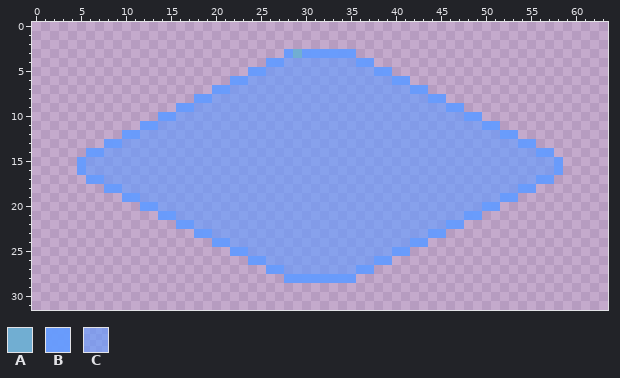
Two states of a pixel-art file, Assets/Sprites/Tiles/tile1.aseprite. Above: the version before the commit.
64x32 pixels, 1 frame.
Palette (. is transparent): A #71aed2  B #639bffee  C #639bffa1
New version:
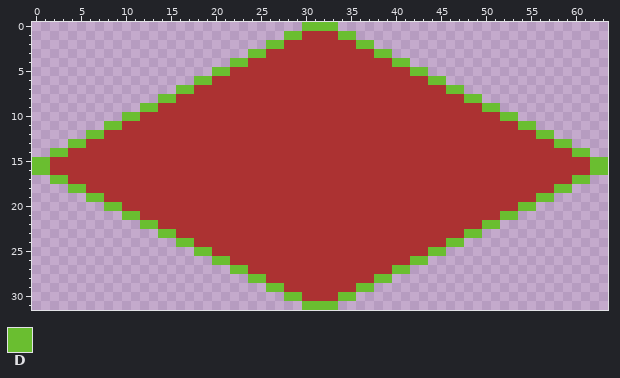
Colours new in this view: D #6abe30
Edits made:
layer "tilex" added
layer "highlight/blue_path" now hidden
colour C: #639bffa1 -> #ac3232
Changed rows in their new state; - is a pixel that keeps its letter.
first column x 0:
 0 ------------------------------DDDD------------------------------
 1 ----------------------------DDCCCCDD----------------------------
 2 --------------------------DDCCCCCCCCDD--------------------------
 3 ------------------------DDCCCCCCCCCCCCDD------------------------
 4 ----------------------DDCCCC--------CCCCDD----------------------
 5 --------------------DDCCCC------------CCCCDD--------------------
 6 ------------------DDCCCC----------------CCCCDD------------------
 7 ----------------DDCCCC--------------------CCCCDD----------------
 8 --------------DDCCCC------------------------CCCCDD--------------
 9 ------------DDCCCC----------------------------CCCCDD------------
10 ----------DDCCCC--------------------------------CCCCDD----------
11 --------DDCCCC------------------------------------CCCCDD--------
12 ------DDCCCC----------------------------------------CCCCDD------
13 ----DDCCCC--------------------------------------------CCCCDD----
14 --DDCCCC------------------------------------------------CCCCDD--
15 DDCCCC----------------------------------------------------CCCCDD
16 DDCCCC----------------------------------------------------CCCCDD
17 --DDCCCC------------------------------------------------CCCCDD--
18 ----DDCCCC--------------------------------------------CCCCDD----
19 ------DDCCCC----------------------------------------CCCCDD------
20 --------DDCCCC------------------------------------CCCCDD--------
21 ----------DDCCCC--------------------------------CCCCDD----------
22 ------------DDCCCC----------------------------CCCCDD------------
23 --------------DDCCCC------------------------CCCCDD--------------
24 ----------------DDCCCC--------------------CCCCDD----------------
25 ------------------DDCCCC----------------CCCCDD------------------
26 --------------------DDCCCC------------CCCCDD--------------------
27 ----------------------DDCCCC--------CCCCDD----------------------
28 ------------------------DDCCCCCCCCCCCCDD------------------------
29 --------------------------DDCCCCCCCCDD--------------------------
30 ----------------------------DDCCCCDD----------------------------
31 ------------------------------DDDD------------------------------
Pixel boxes of the changes (left, top, right, bottom) in both pictures:
changed: (32, 22, 608, 310)
